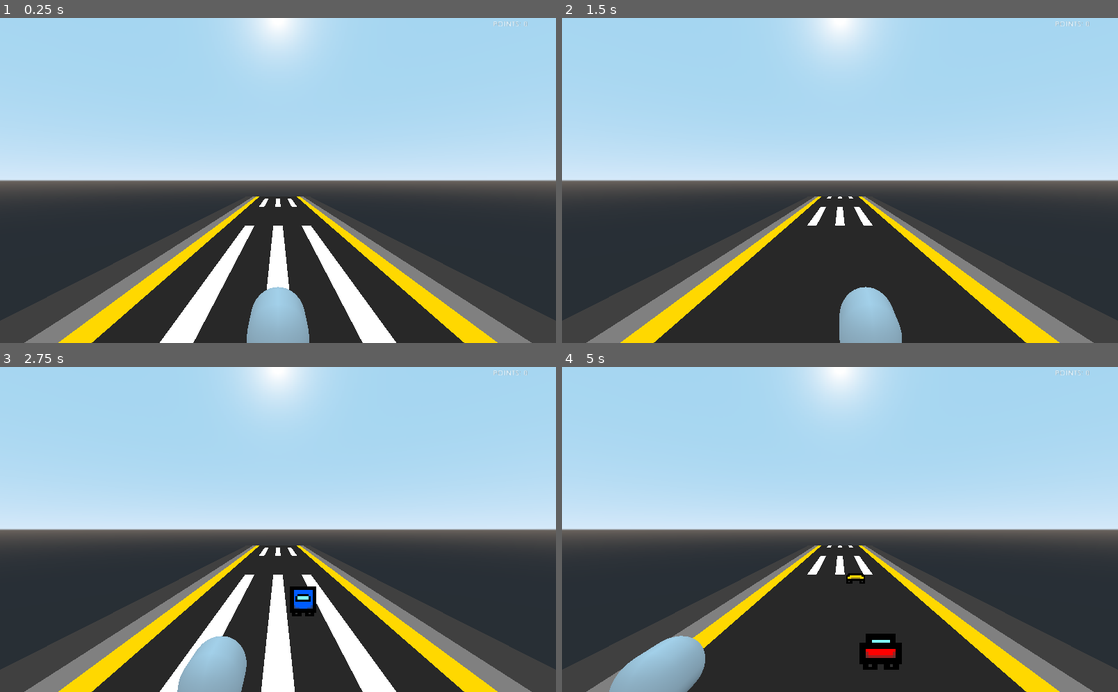
Above: before the commit, frames 1-4 (two rows, left to right).
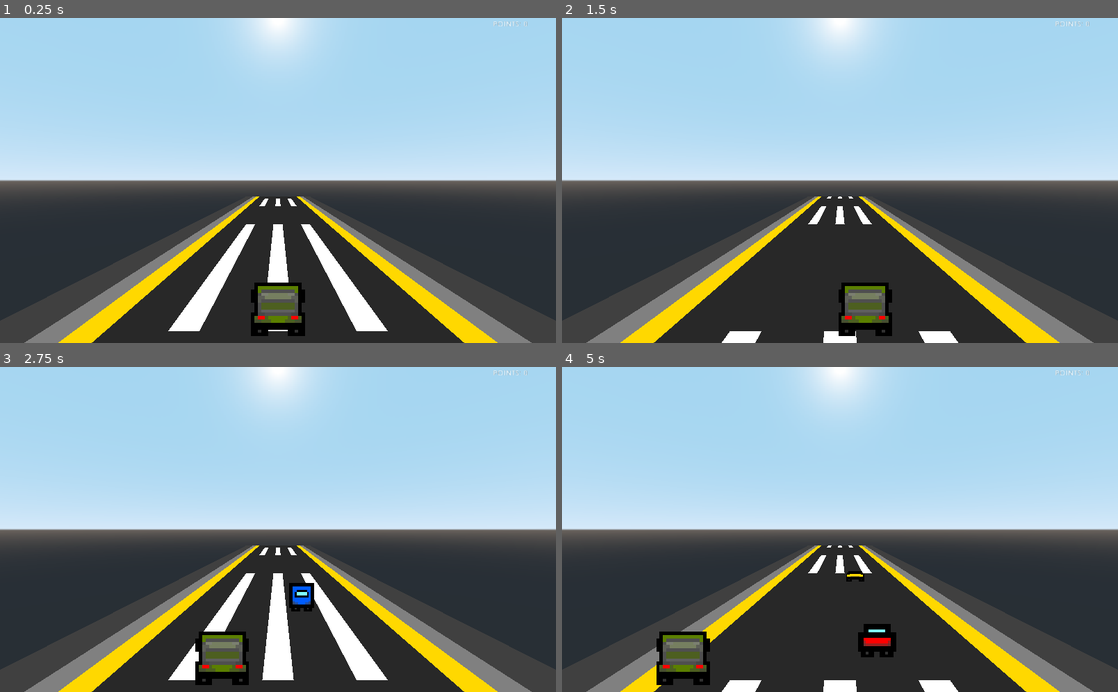
Above: after the commit, the same moments.

Repository: ClarkThyLord/Speed-Trash
Game: Godot game, scene res://src/game/game.tscn
Two runs of this game, one before a commit and one after it. Both use one fixed random seed, a clock stepped at 60 frames per second and the inputs below.
Inputs:
- Up to frame 1 (0.25 s): no input
- Up to frame 2 (1.5 s): hold Right (ui_right) 0.53-1.28 s; hold Space (action_break) 0.53-1.28 s; hold Left (ui_left) from 1.28 s (still down); tap Space (action_break) at 1.35 s
- Up to frame 3 (2.75 s): release Left (ui_left) at 2.03 s; hold Right (ui_right) from 2.03 s (still down); hold Space (action_break) from 2.03 s (still down)
- Up to frame 4 (5 s): release Right (ui_right) at 2.78 s; release Space (action_break) at 2.78 s; hold Shift (action_accelerate) 2.78-3.53 s; tap Space (action_break) at 2.85, 4.35 s; hold Space (action_break) 3.53-4.28 s; hold Left (ui_left) from 3.53 s (still down)

The runs differ from the first frame. In frame 1, 2.3% of the frame differs, in the area x 28-72%, y 57-100%; in frame 2, 2.4%; in frame 3, 2.9%; in frame 4, 4.0%, in the area x 8-72%, y 57-100%.

Commit message:
add texture to garbage truck
Clark was here :V

Diff:
--- a/src/garbage_truck/garbage_truck.tscn
+++ b/src/garbage_truck/garbage_truck.tscn
@@ -1,10 +1,9 @@
 [gd_scene load_steps=4 format=2]
 
 [ext_resource path="res://src/garbage_truck/garbage_truck.gd" type="Script" id=1]
+[ext_resource path="res://assets/map/garbage_truck/gargabe_truck.png" type="Texture" id=2]
 
-[sub_resource type="CapsuleMesh" id=1]
-
-[sub_resource type="CapsuleShape" id=2]
+[sub_resource type="CapsuleShape" id=1]
 
 [node name="GargabeTruck" type="KinematicBody" groups=[
 "players",
@@ -13,10 +12,10 @@
 collision_mask = 2147483649
 script = ExtResource( 1 )
 
-[node name="MeshInstance" type="MeshInstance" parent="."]
-mesh = SubResource( 1 )
-material/0 = null
-
 [node name="CollisionShape" type="CollisionShape" parent="."]
 transform = Transform( 0.99906, 0, -0.0433578, 0, 1, 0, 0.0433578, 0, 0.99906, 0, 0, 0 )
-shape = SubResource( 2 )
+shape = SubResource( 1 )
+
+[node name="Sprite3D" type="Sprite3D" parent="."]
+pixel_size = 0.13
+texture = ExtResource( 2 )
--- a/src/map/map.tscn
+++ b/src/map/map.tscn
@@ -59,7 +59,7 @@
 anims/moving = SubResource( 4 )
 
 [node name="Camera" type="Camera" parent="."]
-transform = Transform( 1, 0, 0, 0, 1, 0, 0, 0, 1, 0, 5, 8 )
+transform = Transform( 1, 0, 0, 0, 1, 0, 0, 0, 1, 0, 5, 9 )
 current = true
 
 [node name="GargabeTruck" parent="." instance=ExtResource( 2 )]
Binary file added: assets/map/garbage_truck/gargabe_truck.png
Not shown, added: assets/map/garbage_truck/gargabe_truck.png.import
